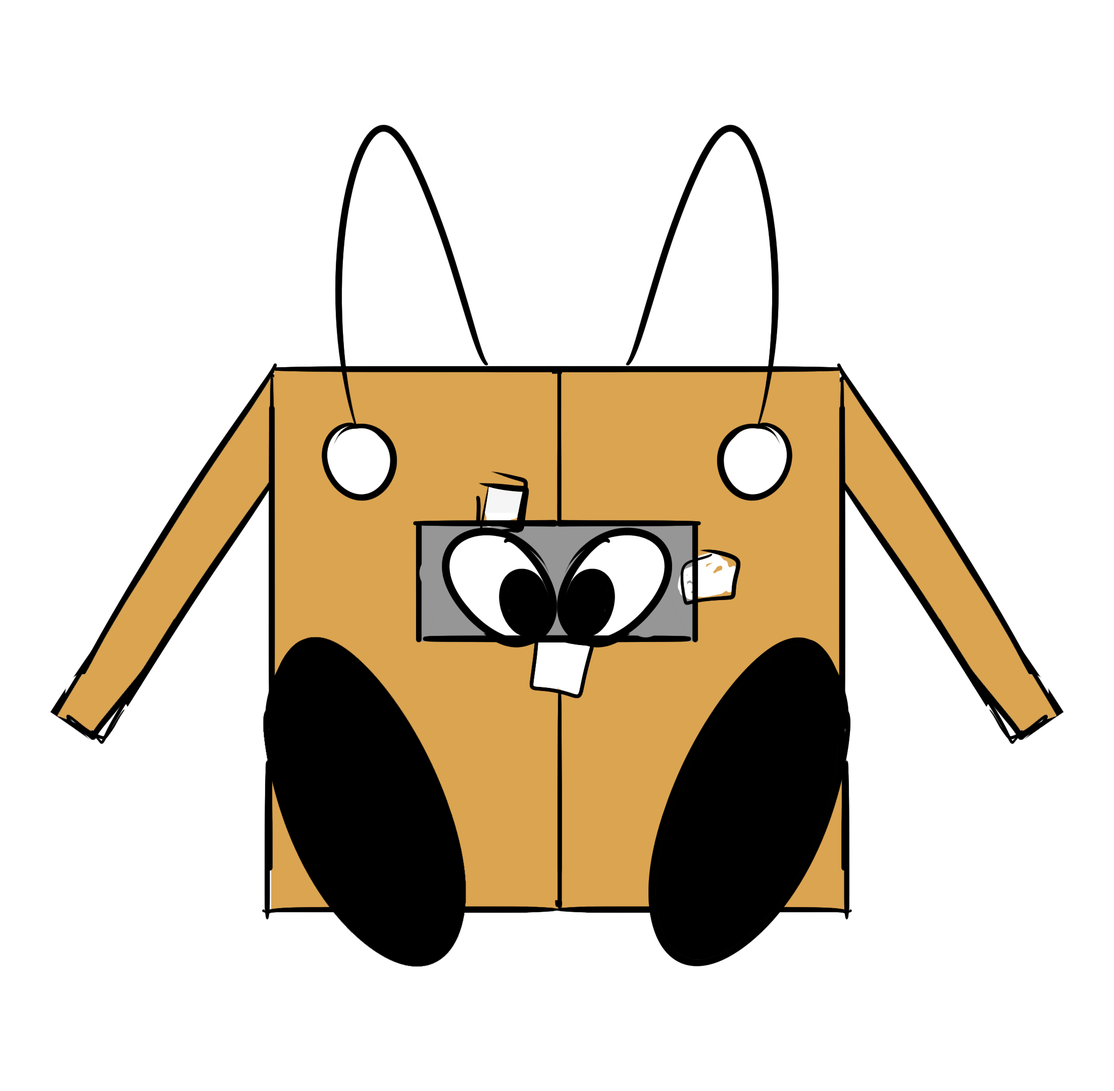
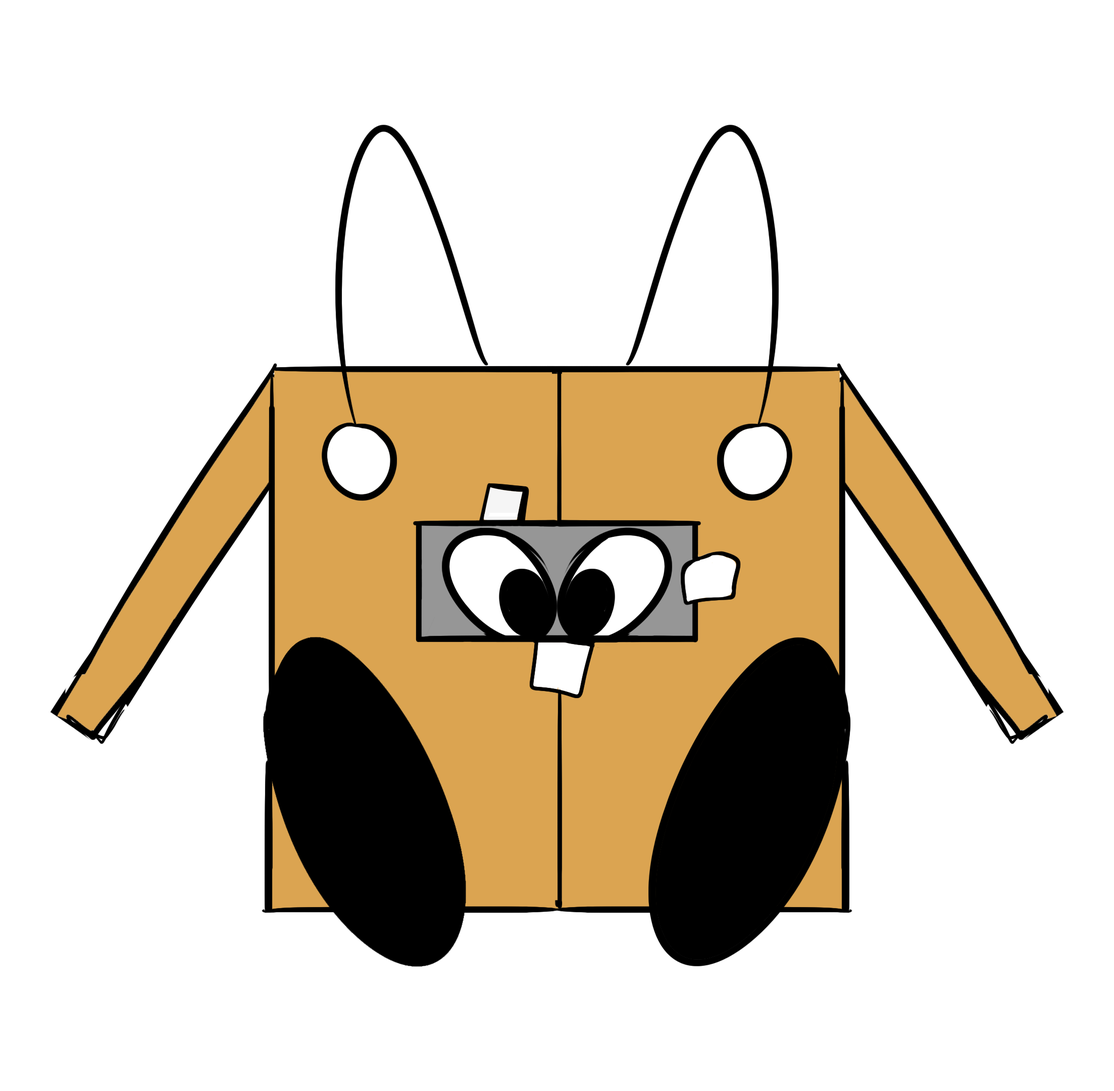
Layers edited between the first and the second 1114x1091 image:
painted on "oreja2" over [332, 425, 782, 448]
painted on "box" over [263, 470, 851, 920]
